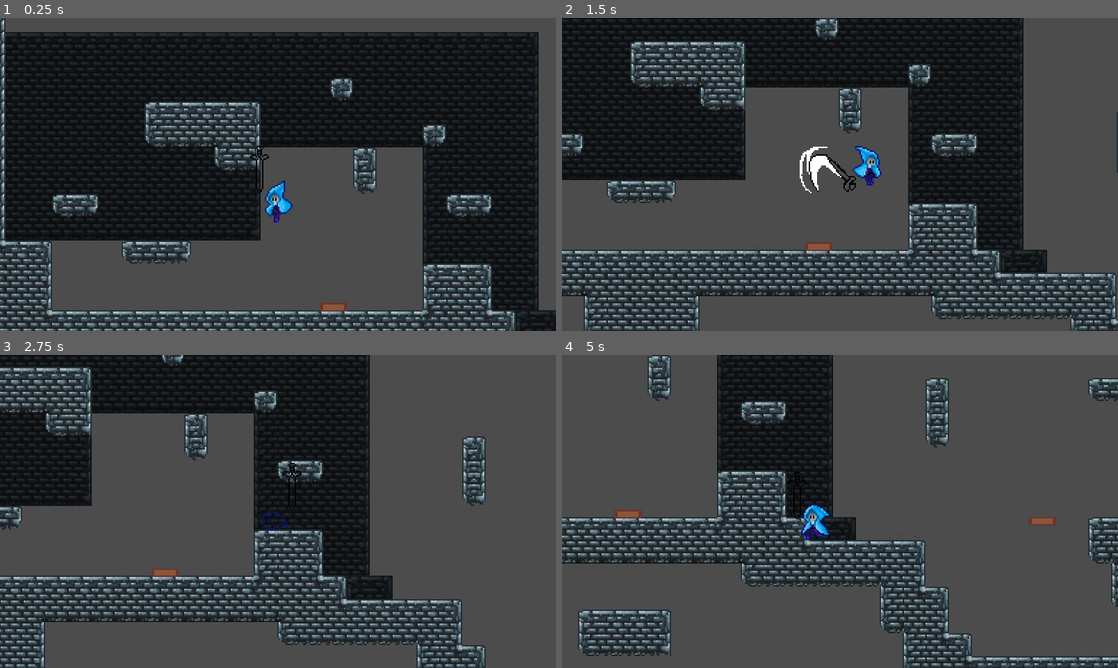
Above: before the commit, frames 1-4 (two rows, left to right).
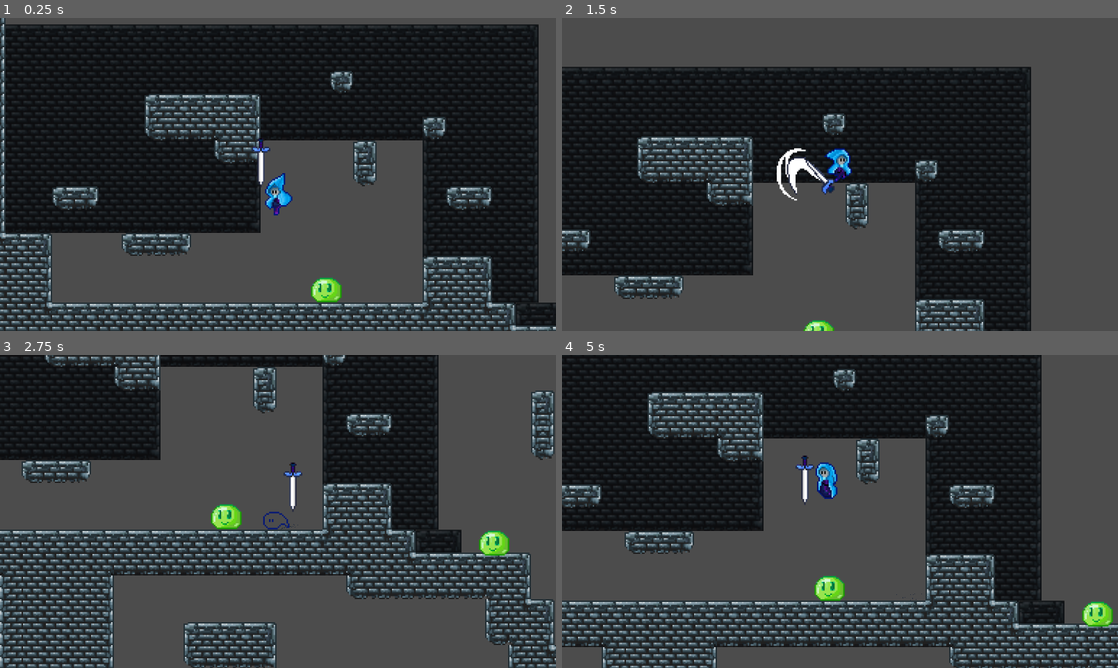
Above: after the commit, the same moments.

Repository: suomanic/LittleBlueHat
Game: Godot game, scene res://Levels/TestLevel.tscn
Two runs of this game, one before a commit and one after it. Both use one fixed random seed, a clock stepped at 60 frames per second and the inputs below.
Inputs (mouse positions are in pixels of both pictures, inside the frame that each line leads up to):
- Up to frame 1 (0.25 s): no input
- Up to frame 2 (1.5 s): move the mouse to (962, 158) at 0.52 s; hold S (Crouch) 0.53-1.28 s; hold D (move_right) from 0.53 s (still down); tap Space (jump) at 0.77 s; move the mouse to (728, 190) at 1.27 s; click (728, 190) at 1.35 s
- Up to frame 3 (2.75 s): tap Space (jump) at 1.52 s; move the mouse to (333, 442) at 2.02 s; release D (move_right) at 2.03 s; hold A (move_left) from 2.03 s (still down); hold S (Crouch) from 2.03 s (still down)
- Up to frame 4 (5 s): move the mouse to (812, 574) at 2.77 s; release A (move_left) at 2.78 s; release S (Crouch) at 2.78 s; hold D (move_right) 2.78-4.28 s; click (812, 574) at 2.85 s; tap Space (jump) at 3.02, 3.77, 4.52 s; move the mouse to (1006, 558) at 3.52 s; hold S (Crouch) 3.53-4.28 s; move the mouse to (673, 464) at 4.27 s; hold A (move_left) from 4.28 s (still down); click (673, 464) at 4.35 s

The runs differ from the first frame. In frame 1, 25% of the frame differs, in the area x 0-100%, y 0-100%; in frame 2, 53%; in frame 3, 54%; in frame 4, 66%.

Commit message:
Add：剑上色，弹簧改史莱姆

Diff:
--- /dev/null
+++ b/Actors/Enemy/Slime.tscn
@@ -0,0 +1,16 @@
+[gd_scene load_steps=4 format=2]
+
+[ext_resource path="res://Assets/Enemy/Slime/slime-Sheet.png" type="Texture" id=1]
+[ext_resource path="res://Shader/smooth_pixel.tres" type="Material" id=2]
+
+[sub_resource type="RectangleShape2D" id=1]
+
+[node name="Slime" type="Area2D"]
+
+[node name="CollisionShape2D" type="CollisionShape2D" parent="."]
+shape = SubResource( 1 )
+
+[node name="Sprite" type="Sprite" parent="CollisionShape2D"]
+material = ExtResource( 2 )
+position = Vector2( -1, 0 )
+texture = ExtResource( 1 )
--- a/Actors/Player/Character/Character.tscn
+++ b/Actors/Player/Character/Character.tscn
@@ -1,6 +1,6 @@
 [gd_scene load_steps=19 format=2]
 
-[ext_resource path="res://Assets/animation/animation package-Sheet.png" type="Texture" id=1]
+[ext_resource path="res://Assets/Player/animation/animation package-Sheet.png" type="Texture" id=1]
 [ext_resource path="res://Actors/Player/Character/Character.gd" type="Script" id=2]
 [ext_resource path="res://Shader/smooth_pixel.tres" type="Material" id=3]
 [ext_resource path="res://Actors/Player/Character/Character.movement.gd" type="Script" id=4]
@@ -87,7 +87,7 @@
 "times": PoolRealArray( 0, 0.075, 0.15, 0.225 ),
 "transitions": PoolRealArray( 1, 1, 1, 1 ),
 "update": 1,
-"values": [ 6, 6, 7, 8 ]
+"values": [ 6, 7, 8, 9 ]
 }
 
 [sub_resource type="Animation" id=10]
@@ -239,7 +239,7 @@
 texture = ExtResource( 1 )
 hframes = 7
 vframes = 7
-frame = 36
+frame = 10
 
 [node name="Crouching_Shape" type="CollisionShape2D" parent="."]
 position = Vector2( 0, 4 )
@@ -255,5 +255,6 @@
 zoom = Vector2( 0.2, 0.2 )
 process_mode = 0
 smoothing_enabled = true
+smoothing_speed = 10.0
 
 [connection signal="area_entered" from="Trigger" to="." method="_spring_area_entered"]
--- a/Actors/Player/Weapon/Sword/Sword.tscn
+++ b/Actors/Player/Weapon/Sword/Sword.tscn
@@ -1,7 +1,8 @@
-[gd_scene load_steps=4 format=2]
+[gd_scene load_steps=5 format=2]
 
 [ext_resource path="res://Actors/Player/Weapon/Sword/Sword.gd" type="Script" id=1]
-[ext_resource path="res://Assets/animation/sword_animation-Sheet.png" type="Texture" id=2]
+[ext_resource path="res://Assets/Player/animation/sword_animation-Sheet.png" type="Texture" id=2]
+[ext_resource path="res://Shader/smooth_pixel.tres" type="Material" id=3]
 
 [sub_resource type="Animation" id=1]
 resource_name = "attack"
@@ -24,6 +25,7 @@
 script = ExtResource( 1 )
 
 [node name="Sprite" type="Sprite" parent="."]
+material = ExtResource( 3 )
 position = Vector2( 5.5, 8 )
 texture = ExtResource( 2 )
 hframes = 9
--- a/Actors/Spring.tscn
+++ /dev/null
@@ -1,19 +0,0 @@
-[gd_scene load_steps=4 format=2]
-
-[ext_resource path="res://Assets/spring.png" type="Texture" id=1]
-[ext_resource path="res://Script/Spring.gd" type="Script" id=2]
-
-[sub_resource type="RectangleShape2D" id=1]
-extents = Vector2( 10, 3 )
-
-[node name="Spring" type="Area2D"]
-collision_layer = 8
-collision_mask = 2147483649
-script = ExtResource( 2 )
-
-[node name="Sprite" type="Sprite" parent="."]
-texture = ExtResource( 1 )
-
-[node name="CollisionShape2D" type="CollisionShape2D" parent="."]
-position = Vector2( 0, 3 )
-shape = SubResource( 1 )
--- a/Levels/TestLevel.tscn
+++ b/Levels/TestLevel.tscn
@@ -2,9 +2,9 @@
 
 [ext_resource path="res://Actors/Player/Player.tscn" type="PackedScene" id=1]
 [ext_resource path="res://Assets/castle_tilemap.png" type="Texture" id=2]
-[ext_resource path="res://Actors/Spring.tscn" type="PackedScene" id=3]
 [ext_resource path="res://Assets/castle_bg_tilemap.png" type="Texture" id=4]
 [ext_resource path="res://Shader/smooth_pixel.tres" type="Material" id=5]
+[ext_resource path="res://Actors/Enemy/Slime.tscn" type="PackedScene" id=6]
 
 [sub_resource type="GDScript" id=1]
 
@@ -230,20 +230,26 @@
 format = 1
 tile_data = PoolIntArray( -851969, 0, 0, -917504, 0, 1, -917503, 0, 1, -917502, 0, 1, -917501, 0, 1, -917500, 0, 1, -91 …(15122 unchanged characters)…
 
-[node name="Spring2" parent="." instance=ExtResource( 3 )]
-position = Vector2( 719, 440 )
-
-[node name="Spring" parent="Spring2" instance=ExtResource( 3 )]
-position = Vector2( 43, -72 )
-
-[node name="Spring2" parent="Spring2" instance=ExtResource( 3 )]
-position = Vector2( 154, -176 )
-
-[node name="Spring3" parent="Spring2" instance=ExtResource( 3 )]
-position = Vector2( -223, -216 )
-
-[node name="Spring" parent="." instance=ExtResource( 3 )]
-position = Vector2( 210, 219 )
+[node name="Slime" parent="." instance=ExtResource( 6 )]
+position = Vector2( 206, 215 )
+
+[node name="Slime" parent="Slime" instance=ExtResource( 6 )]
+position = Vector2( 185, 18 )
+
+[node name="Slime2" parent="Slime" instance=ExtResource( 6 )]
+position = Vector2( 401, 81 )
+
+[node name="Slime2" parent="." instance=ExtResource( 6 )]
+position = Vector2( 758, 407 )
+
+[node name="Slime3" parent="." instance=ExtResource( 6 )]
+position = Vector2( 808, 300 )
+
+[node name="Slime4" parent="." instance=ExtResource( 6 )]
+position = Vector2( 352, 422 )
+
+[node name="Slime5" parent="." instance=ExtResource( 6 )]
+position = Vector2( 674, 134 )
 
 [node name="Player" parent="." instance=ExtResource( 1 )]
 position = Vector2( 172, 125 )
--- a/Script/Spring.gd
+++ /dev/null
@@ -1,16 +0,0 @@
-extends Node2D
-
-
-# Declare member variables here. Examples:
-# var a: int = 2
-# var b: String = "text"
-
-
-# Called when the node enters the scene tree for the first time.
-func _ready() -> void:
-	pass # Replace with function body.
-
-
-# Called every frame. 'delta' is the elapsed time since the previous frame.
-#func _process(delta: float) -> void:
-#	pass
Not shown: 4 places in Actors/Player/Character/Character.tscn that only renumber resources
Binary file added: Assets/Enemy/Slime/slime-Sheet.png
Not shown, changed: Assets/Enemy/Slime/slime-Sheet.png.import
Renamed: Assets/animation/animation package-Sheet.png -> Assets/Player/animation/animation package-Sheet.png
Not shown, changed: Assets/Player/animation/animation package-Sheet.png.import
Binary file added: Assets/Player/animation/sword_animation-Sheet.png
Not shown, changed: Assets/Player/animation/sword_animation-Sheet.png.import
Binary file removed: Assets/animation/sword_animation-Sheet.png
Binary file removed: Assets/spring.png
